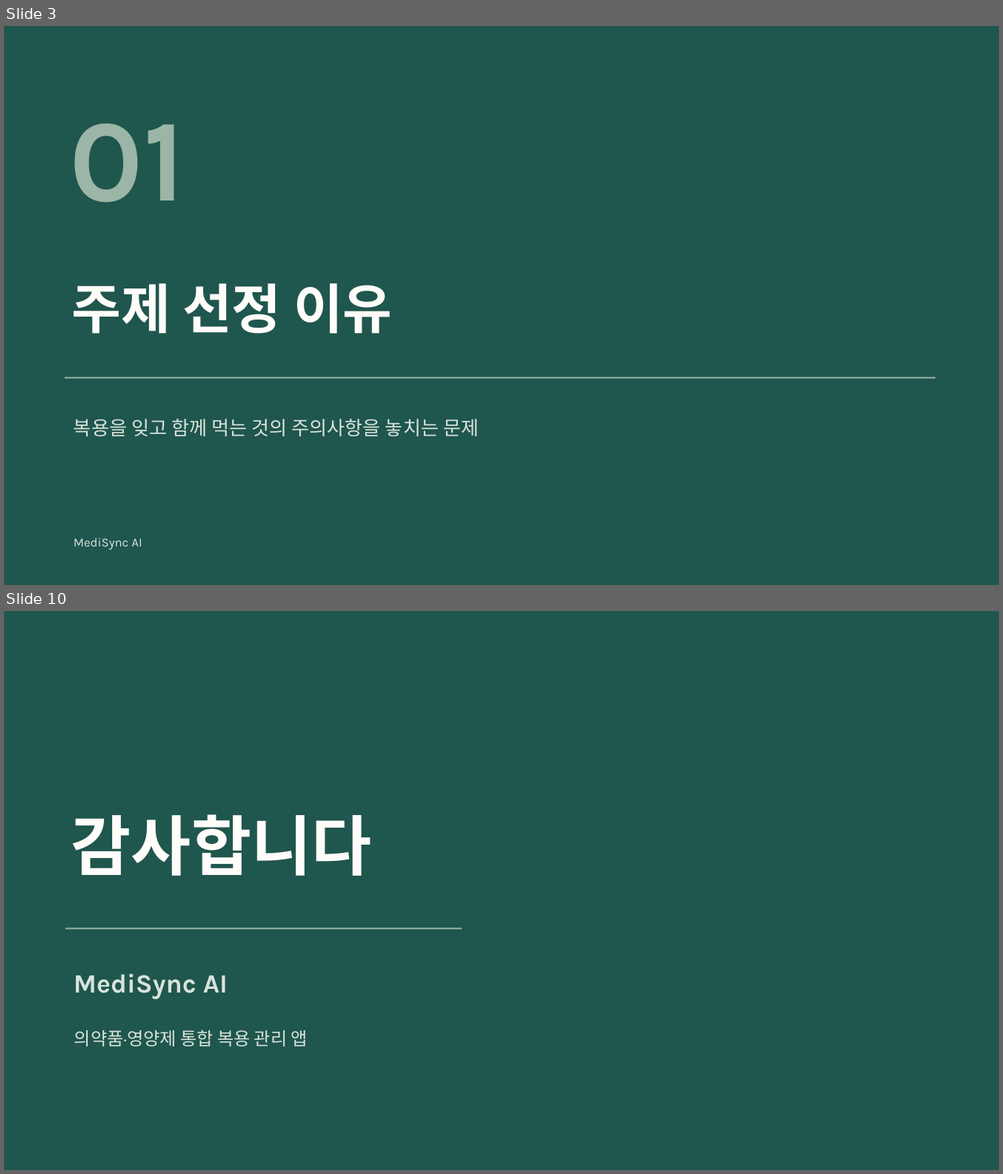
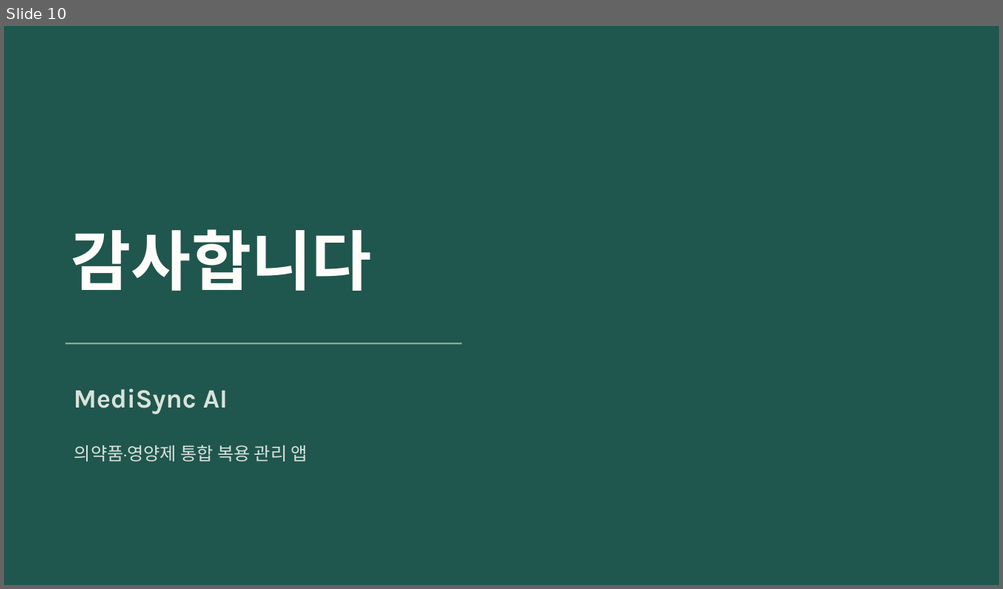
Before and after one commit to chanwoo03/TOC, a slide deck: docs/downloads/MediSync-AI.pptx. Shown one above the other, each under a label of ours: slides 3 and 10 before the commit, slide 10 after it; the slides between them are not shown. The pictures are 1003x1174 and 1003x589 pixels, drawn with LibreOffice and Linux fonts; fonts in the diff are those of the drawing. Boxes give left, top, right and bottom in pixels: in the first picture for what was removed or moved away, otherwise in the second. Text is boxed around its words. In the diff, an @@ line names an element or a change of style, - is before the commit and + after.

Commit message:
Update MediSync weekly presentation

```diff
--- a/docs/downloads/MediSync-AI.pptx
+++ b/docs/downloads/MediSync-AI.pptx
@@ slide 3 removed at (x1=4, y1=26, x2=999, y2=585), background #1F564D @@
@@ text removed at (x1=70, y1=124, x2=185, y2=202) @@
-01
@@ text removed at (x1=72, y1=284, x2=392, y2=334) @@
-주제 선정 이유
@@ rectangle removed at (x1=65, y1=378, x2=935, y2=379) @@
@@ text removed at (x1=74, y1=419, x2=478, y2=437) @@
-복용을 잊고 함께 먹는 것의 주의사항을 놓치는 문제
@@ text removed at (x1=74, y1=538, x2=142, y2=550) @@
-MediSync AI
```
Also in this commit, not shown: 2 slides changed, 7 slides added, 6 other slides removed, 26 other files.
